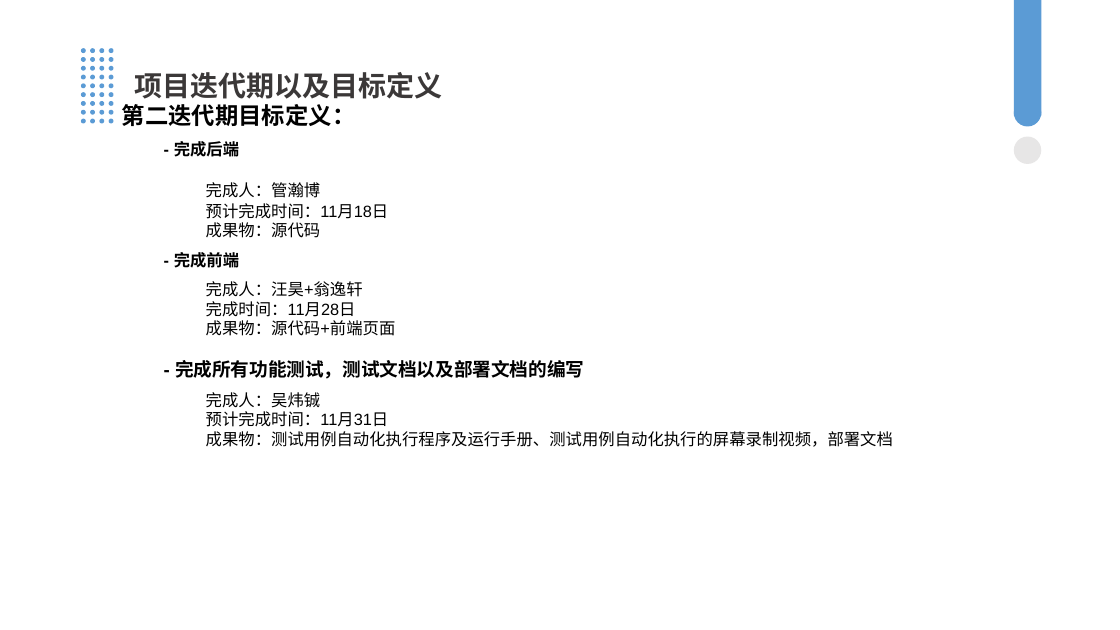
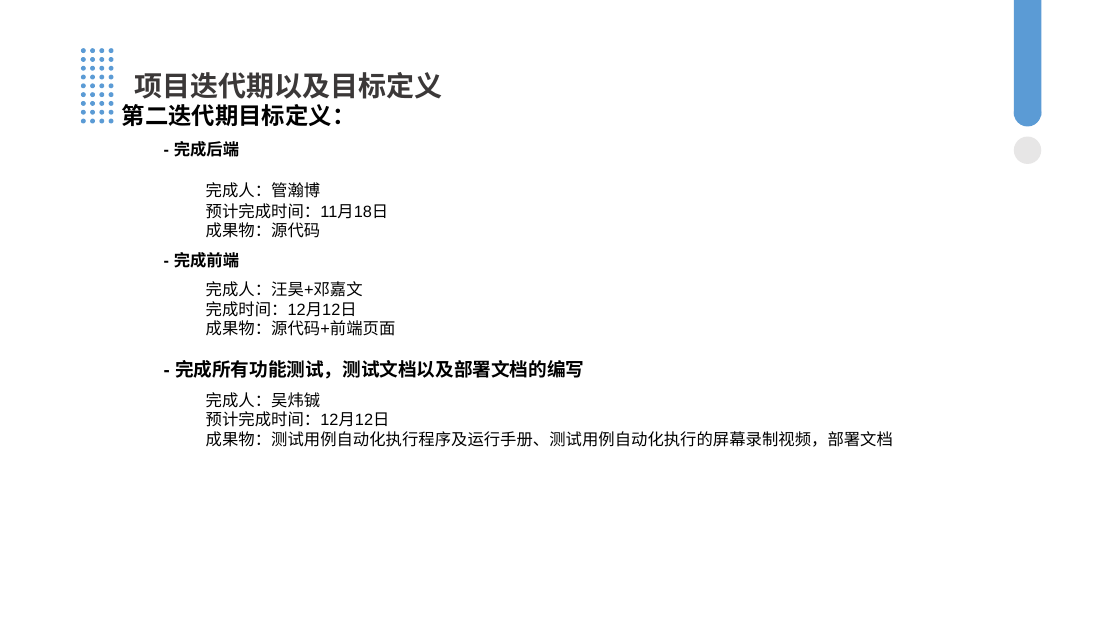
Before and after one commit to Starmoon30/Random-Shop, a slide deck: slide 8 of 其他/第五次阶段性评审PPT.pptx. Drawn at 1120x630 pixels with LibreOffice and Linux fonts; fonts in the diff are those of the drawing. Boxes give left, top, right and bottom in pixels: in the first picture for what was removed or moved away, otherwise in the second. Text is boxed around its words. In the diff, an @@ line names an element or a change of style, - is before the commit and + after.

```diff
--- a/其他/第五次阶段性评审PPT.pptx
+++ b/其他/第五次阶段性评审PPT.pptx
@@ text at <box>206,281,363,317</box>: text changed @@
-完成人：汪昊+翁逸轩
-  完成时间：11月28日
+完成人：汪昊+邓嘉文
+  完成时间：12月12日
@@ text at <box>206,411,390,427</box>: text changed @@
-  预计完成时间：11月31日
+  预计完成时间：12月12日
```
Also in this commit, not shown: 2 other slides changed, 2 other files.
